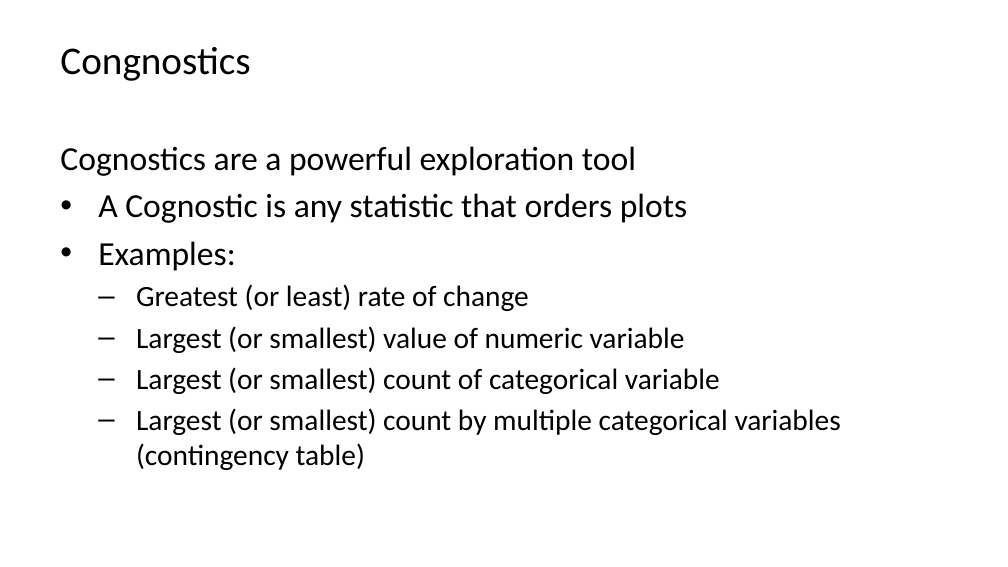
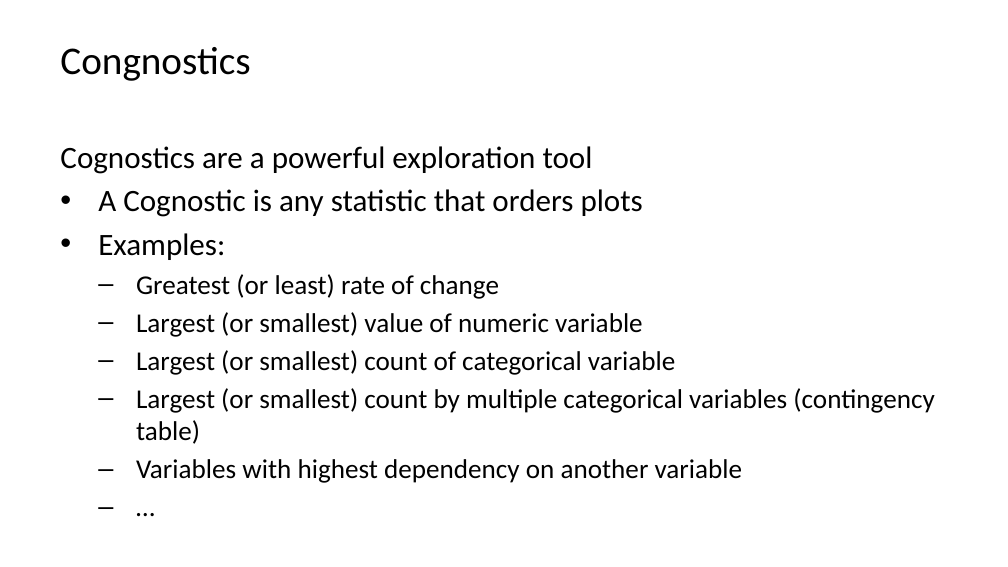
Before and after one commit to StephenElston/CSCI-E-83, a slide deck: slide 53 of LectureSlides/02_VisualizationOfLargeComplexData.pptx. Drawn at 1008x567 pixels with LibreOffice and Linux fonts; fonts in the diff are those of the drawing. Boxes give left, top, right and bottom in pixels: in the first picture for what was removed or moved away, otherwise in the second. Text is boxed around its words. In the diff, an @@ line names an element or a change of style, - is before the commit and + after.

```diff
--- a/LectureSlides/02_VisualizationOfLargeComplexData.pptx
+++ b/LectureSlides/02_VisualizationOfLargeComplexData.pptx
@@ text at [60,146,934,444]: size 24 to 22.2 pt in "Cognostics are a powerful exploration tool", "A Cognostic is any statistic that orders ...", "Examples:"; size 21 to 19.4 pt in "Greatest (or least) rate of change", "Largest (or smallest) value of numeric variable", "Largest (or smallest) count of categorical variable", "Largest (or smallest) count by multiple categorical ..." @@
@@ text at [136,459,743,483]: paragraphs added @@
+  – Variables with highest dependency on another variable
+  – …
```
Also in this commit, not shown: 10 other slides changed.
